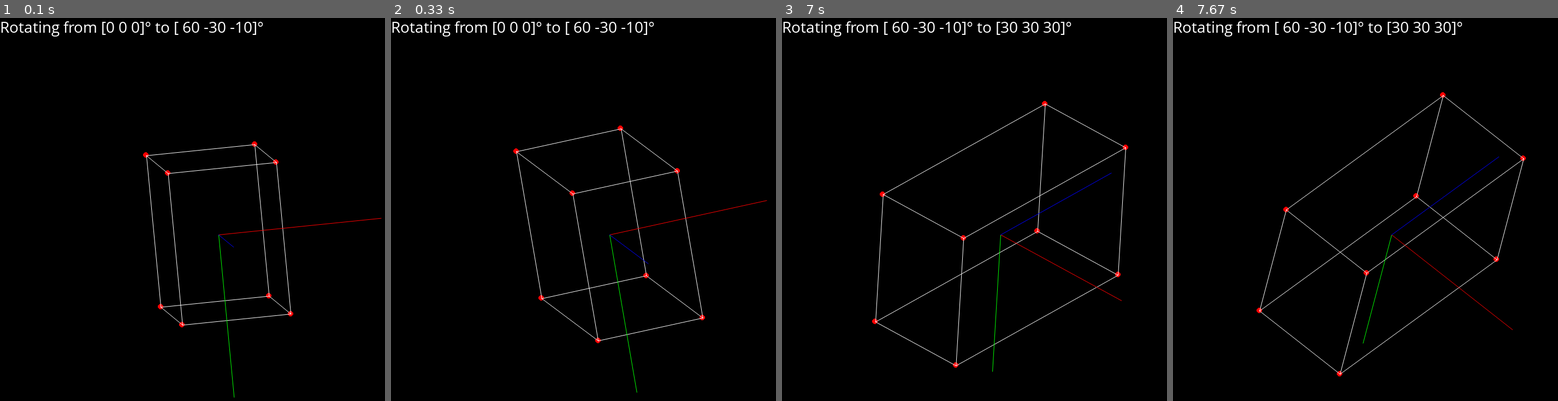
Above: before the commit, frames 1-4 (left to right).
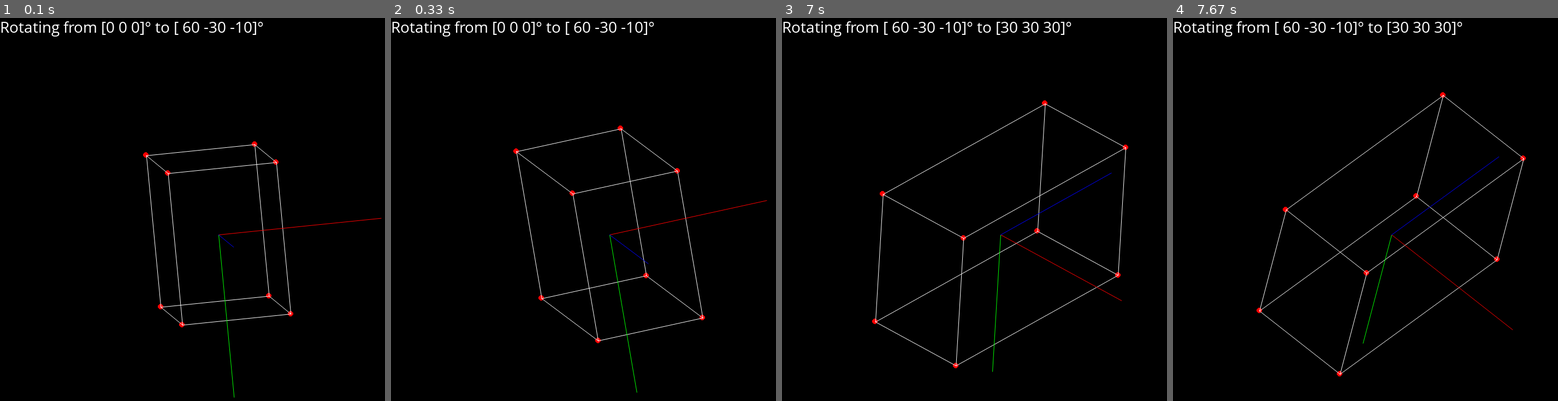
Above: after the commit, the same moments.

Repository: gsomani/AtitudeControl
Game: pygame game, started from python/PIDControllerTest.py
The game is run twice, just before and just after one commit, with the same random seed, the same clock (stepped at 60 frames per second) and the same inputs.
Inputs:
- Up to frame 1 (0.1 s): no input
- Up to frame 2 (0.33 s): no input
- Up to frame 3 (7 s): no input
- Up to frame 4 (7.67 s): no input

The runs differ from the first frame. In frame 3, 0.3% of the frame differs, in the area x 24-90%, y 21-93%; in frame 4, 0.4%, in the area x 22-92%, y 20-94%.

Commit message:
fix dynamics test

Diff:
--- a/python/Dynamics.py
+++ b/python/Dynamics.py
@@ -1,4 +1,4 @@
 import numpy as np
 
-def spacecraftDynamics(T, omega, I):
+def angularAcceleration(T, omega, I):
   return np.linalg.inv(I) @ (T - np.cross(omega,(I @ omega)))
--- a/python/DynamicsTest.py
+++ b/python/DynamicsTest.py
@@ -1,8 +1,9 @@
 import unittest
 import numpy as np
 import matplotlib.pyplot as plt
-from Dynamics import spacecraftDynamics
-from Quaternion import quaternionToRotationMatrix
+from Dynamics import angularAcceleration
+import Plotter
+from Quaternion import quaternionToRotationMatrix, calculateCurrentOrientation
 
 class TestSpacecraftDynamics(unittest.TestCase):
 
@@ -17,61 +18,12 @@
         T = np.array([2.0, 0.0, 0.0])
 
         omegaHistory, quatHistory = self.simulate(T)
-        self.plot(omegaHistory, quatHistory, 'Constant-Torque')
+        Plotter.plot3D(quatHistory)
 
     def testTwoAxisConstantTorque(self):
         T = np.array([2.0, 2.0, 0.0])
         omegaHistory, quatHistory = self.simulate(T)
-        self.plot(omegaHistory, quatHistory, 'Constant-Torque2Axis')
-
-
-    def plot(self, omegaHistory, quatHistory, title=''):
-        time = np.arange(0, self.simTime, self.dt)
-
-        plt.figure()
-        plt.plot(time, omegaHistory[:, 0], label='Roll')  # Plot roll rate
-        plt.plot(time, omegaHistory[:, 1], label='Pitch')  # Plot pitch rate
-        plt.plot(time, omegaHistory[:, 2], label='Yaw')  # Plot yaw rate
-        plt.xlabel('Time (s)')
-        plt.ylabel('Angular Velocity (rad/s)')
-        plt.legend()
-        plt.title(title)
-        plt.savefig(f'{title}-Omega')
-
-        fig = plt.figure()
-        ax = fig.add_subplot(111, projection='3d')
-
-        vertices = np.array([[i,j,k] for i in [-1,1] for j in [-1,1] for k in [-1,1]])
-
-        edges = []
-
-        for i,v in enumerate(vertices):
-          for j,u in enumerate(vertices[i+1:]):
-            if np.linalg.norm(u-v) == 2:
-              edges.append([i,i+1+j])
-
-        rotatedVertices = vertices.T
-        lines = []
-        for e in edges:
-          l = np.array([ rotatedVertices[:,e[i]] for i in range(2) ]).T
-          lines.append(ax.fill(*l))
-
-        ax.set_xlim([-2, 2])
-        ax.set_ylim([-2, 2])
-        ax.set_zlim([-2, 2])
-
-        for i in range(0, len(time),50):
-            rotationMatrix = quaternionToRotationMatrix(quatHistory[i])
-            rotatedVertices = rotationMatrix @ vertices.T
-
-            for e,l in zip(edges,lines):
-                rl = np.array([ rotatedVertices[:,e[i]] for i in range(2) ]).T
-                l[0].set_data(*rl[:2])
-                l[0].set_3d_properties(rl[2])
-
-            plt.pause(0.1)
-
-        plt.show()
+        Plotter.plot3D(quatHistory)
 
     def simulate(self, T):
         """
@@ -81,13 +33,11 @@
         quatHistory = [self.qInit]
 
         for t in np.arange(self.dt, self.simTime, self.dt):
-            omegadot, qdot = spacecraftDynamics(T, quatHistory[-1], omegaHistory[-1], self.I)
+            omegadot = angularAcceleration(T, omegaHistory[-1], self.I)
 
             omega = omegaHistory[-1] + omegadot * self.dt
-            q = quatHistory[-1] + qdot * self.dt  # (Assume simple Euler integration for now)
 
-            # Normalize quaternion
-            q = q / np.linalg.norm(q)
+            q = calculateCurrentOrientation(quatHistory[-1], omega, self.dt)
 
             omegaHistory.append(omega)
             quatHistory.append(q)
--- a/python/Quaternion.py
+++ b/python/Quaternion.py
@@ -11,7 +11,7 @@
     return Quaternion(w,v)
 
   def __mul__(self, q):
-    if type(q) == float or type(q) == int:
+    if type(q) in [float, int, np.float64] :
       w,v = self.w*q, self.v*q
     else:
       w = self.w*q.w - np.dot(self.v,q.v)
@@ -24,12 +24,19 @@
   def __neg__(self):
     return Quaternion(-self.w, -self.v)
 
+  def __eq__(self, other):
+    if not isinstance(other, Quaternion):
+        return NotImplemented
+
+    return (other.w == self.w and other.v == self.v)
+
   def __repr__(self):
     return "%f + %f i + %f j + %f k" %(self.w,*self.v)
 
   def derivative(self, omega):
     return self*Quaternion(0,omega/2)
 
+  @property
   def rotationMatrix(self):
     R = np.empty([3,3])
 
@@ -41,9 +48,22 @@
 
     return R
 
+  @property
+  def norm(self):
+    return np.linalg.norm([self.w, *self.v])
+
+  def normalise(self):
+    self = self*(1/self.norm)
+
+  def update(self, omega, dt):
+    qdot = self.derivative(omega)
+    q = self + qdot*dt
+    q.normalise()
+    return q
+
 def quaternionToRotationMatrix(qq):
   q = Quaternion(qq[0], np.array(qq[1:]))
-  return q.rotationMatrix()
+  return q.rotationMatrix
 
 def eulerToQuaternion(roll, pitch, yaw):
   """
@@ -90,11 +110,6 @@
 
   return roll, pitch, yaw
 
-def quaternionKinematics(q, omega):
-  qq = Quaternion(q[0],np.array(q[1:]))
-  qdot = qq.derivative(omega)
-  return np.array([qdot.w, *qdot.v])
-
 def quaternionInverse(q):
   """Calculates the inverse of a quaternion."""
   norm_squared = np.sum(q**2)
@@ -109,12 +124,9 @@
   return np.array([p.w, *p.v])
 
 def calculateCurrentOrientation(previousQ, omega, dt):
-  qdot = quaternionKinematics(previousQ, omega)
-  q = previousQ + qdot * dt  # (Assume simple Euler integration for now)
-
-  # Normalize quaternion
-  q = q / np.linalg.norm(q)
-  return q
+  Q = Quaternion(previousQ[0], previousQ[1:])
+  q = Q.update(omega, dt)
+  return np.array([q.w,*q.v])
 
 def calculateQuatError(desiredQ, currentQ):
   """Calculates error quaternion (qe = desiredQ^-1 * currentQ)."""
--- a/python/SensorAndActuatorModel.py
+++ b/python/SensorAndActuatorModel.py
@@ -1,6 +1,5 @@
 import numpy as np
-from Dynamics import spacecraftDynamics
-
+from Dynamics import angularAcceleration
 
 class Gyroscope(object):
     def __init__(self, I, noiseStd=0.01, initialOmega=np.zeros(3), initialTorque=np.zeros(3), dt=0.01): # holdCount=80, initialShift=10, dropCount=8):
@@ -16,7 +15,7 @@
         self.torque = torque
 
     def __call__(self):
-        omegadot = spacecraftDynamics(self.torque, self.omegaList[-1], self.I)
+        omegadot = angularAcceleration(self.torque, self.omegaList[-1], self.I)
 
         omega = self.omegaList[-1] + omegadot * self.dt
         omegaNoisy = omega + np.random.randn(3) * self.noiseStd
